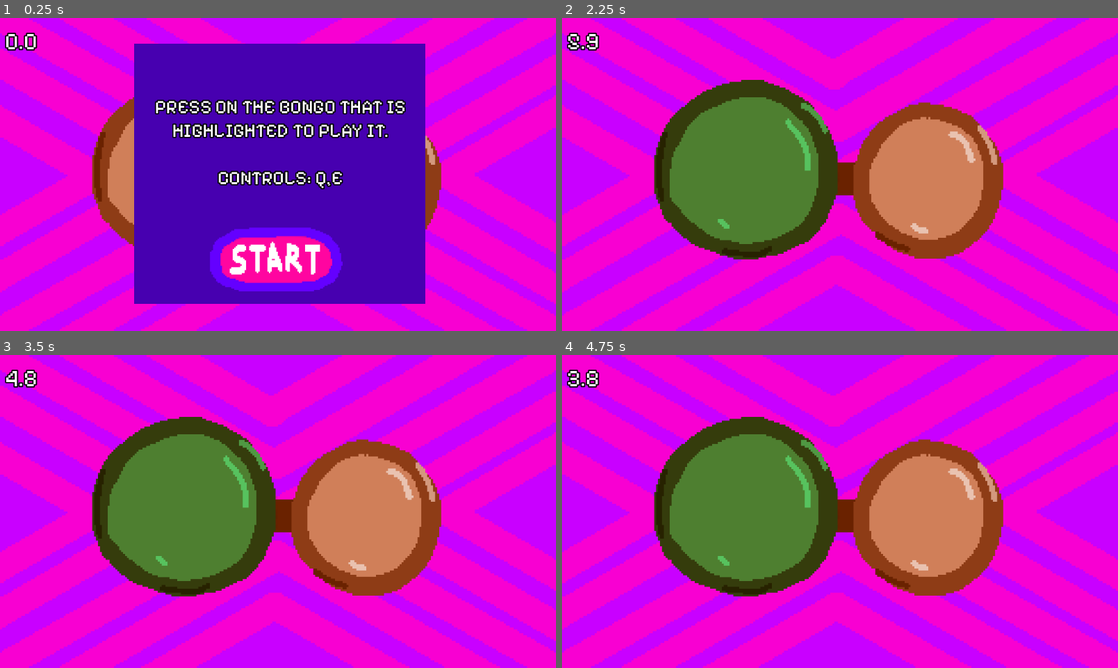
Above: before the commit, frames 1-4 (two rows, left to right).
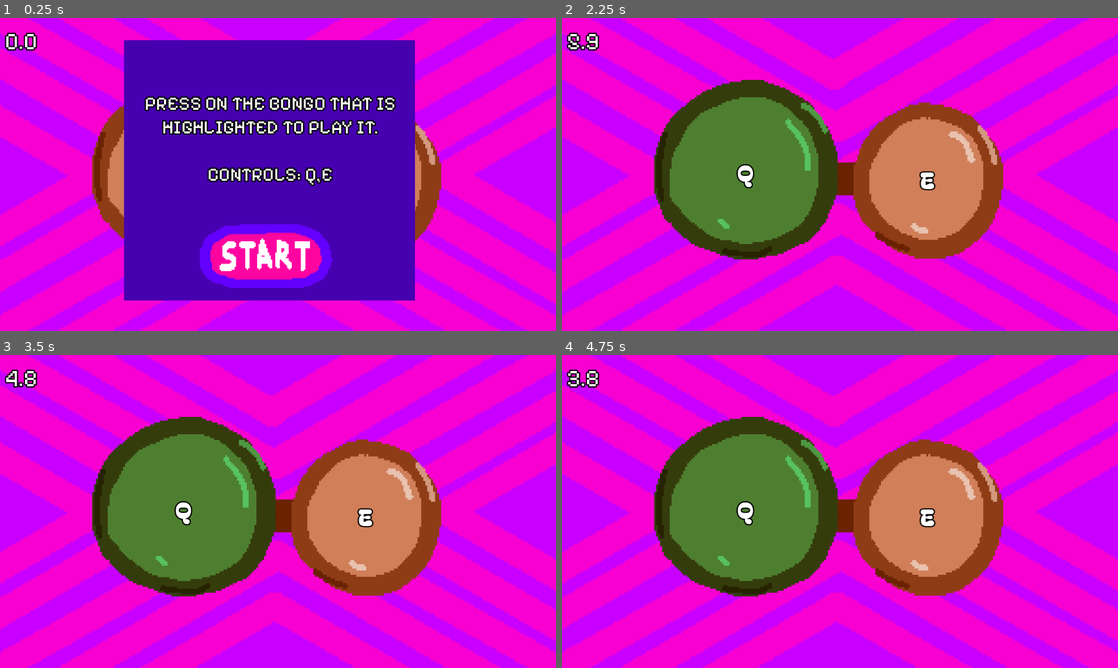
Above: after the commit, the same moments.

Repository: awesomesauce4646/tempo_surge
Game: Godot game, scene res://scenes/minigame_7.tscn
Same seed, same stepped clock (60 frames per second), same inputs: the game is played once before the commit and once after it. This scene is started directly instead of the project's main scene.
Inputs (mouse positions are in pixels of both pictures, inside the frame that each line leads up to; where the layout moved, square brackets give the same spot in the first picture):
- Up to frame 1 (0.25 s): no input
- Up to frame 2 (2.25 s): click (745, 165) at 0.5 s; click (945, 187) at 1.25 s; click (828, 255) [840, 259] at 2 s
- Up to frame 3 (3.5 s): tap Enter at 2.75 s; move the mouse to (400, 495) at 2.77 s; hold Right from 2.78 s (still down); hold E (e) from 2.78 s (still down); click (400, 495) at 2.92 s; tap Q (q) at 3.05 s
- Up to frame 4 (4.75 s): move the mouse to (728, 527) at 3.52 s; release Right at 3.53 s; release E (e) at 3.53 s; hold Down 3.53-4.28 s; tap Q (q) at 3.6, 4.55 s; tap E (e) at 3.8 s; move the mouse to (895, 442) at 4.27 s; hold Right from 4.28 s (still down); hold E (e) from 4.28 s (still down)

The runs differ from the first frame. In frame 1, 13% of the frame differs, in the area x 22-77%, y 7-92%; in frame 2, 0.3%; in frame 3, 0.3%; in frame 4, 0.3%.

Commit message:
minigame 8 adding note variables in script

Diff:
--- /dev/null
+++ b/gds/minigame_8.gd
@@ -0,0 +1,127 @@
+extends Node2D
+
+@onready var themed_timer: Node2D = $Timer
+@onready var instructions: ColorRect = $InstructionBg
+@onready var firstNote: Button = $C
+@onready var secondNote: Button = $C2
+@onready var thirdNote: Button = $D
+@onready var fourthNote: Button = $A
+@onready var fifthNote: Button = $A2
+@onready var sixthNote: Button = $G
+
+
+var stepOne = false
+var stepTwo = false
+var stepThree = false
+var stepFour = false
+
+var endGame = false
+
+var timer_end = false
+
+var keyOnePressed = false
+var keyTwoPressed = false
+
+var start = false
+
+var won = false
+
+func _ready() -> void:
+	pass
+
+
+func _process(delta: float) -> void:
+	if start:
+		start = false
+		instructions.hide()
+		keyOne.modulate = Color(0.373, 1.0, 0.537, 1.0)
+		await themed_timer.Timer(6.0)
+		#after this is completed...
+		timer_end = true
+
+	keyOnePressed = Input.is_action_pressed("q")
+	keyTwoPressed = Input.is_action_pressed("e")
+
+	_keys()
+
+	if (won == true):
+		won = false
+		Global.won = true
+		await get_tree().create_timer(.5).timeout
+		Transition.change_scene_to_file("res://scenes/done_screen.tscn")
+
+	if timer_end:
+		Global.lives -= 1
+		Global.minigames_done -=1
+		Global.won = false
+		timer_end = false
+
+		if Global.lives == 0:
+			Transition.change_scene_to_file("res://scenes/lost_game.tscn")
+		else:
+			Transition.change_scene_to_file("res://scenes/level_scene.tscn") # back to intermission
+
+
+func _keys() -> void:
+
+
+	if keyOnePressed && !keyTwoPressed && !endGame && !stepOne && !stepTwo && !stepThree:
+		keyTwo.modulate = Color(0.373, 1.0, 0.537, 1.0)
+		keyOne.modulate = Color(1.0, 1.0, 1.0, 1.0)
+		keyOnePressed = false
+		keyTwoPressed = false
+		stepOne = true
+		key_cooldown = KEY_COOLDOWN_TIME
+		return
+
+	if keyTwoPressed && !keyOnePressed && stepOne && !endGame:
+		keyTwo.modulate = Color(1, 1, 1, 1)
+		keyOne.modulate = Color(0.373, 1.0, 0.537, 1.0)
+		keyOnePressed = false
+		keyTwoPressed = false
+		stepOne = false
+		stepTwo = true
+		key_cooldown = KEY_COOLDOWN_TIME
+		return
+
+	if keyOnePressed && !keyTwoPressed && stepTwo && !endGame:
+		keyOne.modulate = Color(0.373, 1.0, 0.537, 1.0)
+		keyTwo.modulate = Color(1, 1, 1, 1)
+		keyOnePressed = false
+		keyTwoPressed = false
+		stepTwo = false
+		stepThree = true
+		key_cooldown = KEY_COOLDOWN_TIME
+		return
+
+	if !keyTwoPressed && keyOnePressed && stepThree && !endGame:
+		keyOne.modulate = Color(1.0, 1.0, 1.0, 1.0)
+		keyTwo.modulate = Color(0.373, 1.0, 0.537, 1.0)
+		keyOnePressed = false
+		keyTwoPressed = false
+
+		stepThree = false
+		stepFour = true
+		key_cooldown = KEY_COOLDOWN_TIME
+		return
+
+
+	if keyTwoPressed && !keyOnePressed && stepFour && !endGame:
+		keyOne.modulate = Color(1.0, 1.0, 1.0, 1.0)
+		keyTwo.modulate = Color(1.0, 1.0, 1.0, 1.0)
+		keyOnePressed = false
+		keyTwoPressed = false
+
+		stepFour = false
+		won = true
+		endGame = true
+		return
+
+func _on_start_pressed() -> void:
+	start = true
+
+func _on_bongo_key_1_pressed() -> void:
+	keyOnePressed = true
+
+func _on_bongo_key_2_pressed() -> void:
+	keyTwoPressed = true
--- a/gds/timer_screen.gd
+++ b/gds/timer_screen.gd
@@ -19,7 +19,7 @@
 	else:
 		completeLevel.text = "TRY AGAIN!"
 	await Timer(2) # using the function created
-	if Global.minigames_done < 6: # if you havent completed 6 minigames yet
+	if Global.minigames_done < 7: # if you havent completed 7 minigames yet
 		Global.minigames_done = Global.minigames_done + 1
 		Transition.change_scene_to_file("res://scenes/minigame_" + str(Global.minigames_done) + ".tscn") # changes your scene by arranging this frankenstein path.
 # Above, your script is being told to go to the next minigame. If the
--- a/scenes/minigame_7.tscn
+++ b/scenes/minigame_7.tscn
@@ -1,6 +1,6 @@
 [gd_scene format=4 uid="uid://cox3hu8qobf57"]
 
-[ext_resource type="Script" uid="uid://k7vmhpwopv6t" path="res://scenes/minigame_7.gd" id="1_vodl3"]
+[ext_resource type="Script" uid="uid://k7vmhpwopv6t" path="res://gds/minigame_7.gd" id="1_vodl3"]
 [ext_resource type="Texture2D" uid="uid://b0wcry0yxn4eb" path="res://assets/sevenbg.png" id="2_ol02w"]
 [ext_resource type="PackedScene" uid="uid://dx6cybk5her3x" path="res://scenes/timer.tscn" id="2_vuxkx"]
 [ext_resource type="FontFile" uid="uid://v2lc0jgyarh8" path="res://PixelifySans-VariableFont_wght.ttf" id="3_me5al"]
@@ -8,6 +8,7 @@
 [ext_resource type="Texture2D" uid="uid://b44xrv7rqmoda" path="res://assets/start_tempo.png.png" id="4_ol02w"]
 [ext_resource type="Texture2D" uid="uid://y5j8mlpwl5kp" path="res://assets/bongokey1.png" id="5_ol02w"]
 [ext_resource type="Texture2D" uid="uid://clbxuw82he4pb" path="res://assets/bongokey2.png" id="6_0fn5h"]
+[ext_resource type="FontFile" uid="uid://b2q0pxqeuwfe" path="res://BagelFatOne-Regular.ttf" id="9_2i8f8"]
 [ext_resource type="AudioStream" uid="uid://dc13f1aiwfmj3" path="res://sounds/freesound_community-bongo2-91982.mp3" id="9_sren0"]
 
 [sub_resource type="InputEventKey" id="InputEventKey_vodl3"]
@@ -68,11 +69,36 @@
 ignore_texture_size = true
 stretch_mode = 0
 
+[node name="1" type="RichTextLabel" parent="." unique_id=350929362]
+offset_left = 353.0
+offset_top = 283.0
+offset_right = 408.0
+offset_bottom = 360.0
+theme_override_colors/font_outline_color = Color(0, 0, 0, 1)
+theme_override_constants/outline_size = 10
+theme_override_fonts/normal_font = ExtResource("9_2i8f8")
+theme_override_font_sizes/normal_font_size = 48
+text = "Q"
+horizontal_alignment = 1
+
+[node name="2" type="RichTextLabel" parent="." unique_id=1765558209]
+offset_left = 729.0
+offset_top = 298.0
+offset_right = 784.0
+offset_bottom = 375.0
+theme_override_colors/font_outline_color = Color(0, 0, 0, 1)
+theme_override_constants/outline_size = 10
+theme_override_fonts/normal_font = ExtResource("9_2i8f8")
+theme_override_font_sizes/normal_font_size = 48
+text = "E
+"
+horizontal_alignment = 1
+
 [node name="InstructionBg" type="ColorRect" parent="." unique_id=2103152419]
-offset_left = 278.0
-offset_top = 53.0
-offset_right = 881.0
-offset_bottom = 592.0
+offset_left = 257.0
+offset_top = 46.0
+offset_right = 860.0
+offset_bottom = 585.0
 color = Color(0.27688348, 0.0006513053, 0.690726, 1)
 
 [node name="Instructions" type="RichTextLabel" parent="InstructionBg" unique_id=1468149387]
--- a/minigame_8.tscn
+++ b/scenes/minigame_8.tscn
@@ -1,10 +1,10 @@
 [gd_scene format=3 uid="uid://cy4ai44rc4qsj"]
 
-[ext_resource type="Script" uid="uid://k7vmhpwopv6t" path="res://scenes/minigame_7.gd" id="1_1n1x2"]
-[ext_resource type="PackedScene" uid="uid://dx6cybk5her3x" path="res://scenes/timer.tscn" id="3_fli1p"]
-[ext_resource type="FontFile" uid="uid://v2lc0jgyarh8" path="res://PixelifySans-VariableFont_wght.ttf" id="4_wwrp0"]
-[ext_resource type="FontFile" uid="uid://b2q0pxqeuwfe" path="res://BagelFatOne-Regular.ttf" id="5_w2dmm"]
-[ext_resource type="Texture2D" uid="uid://b44xrv7rqmoda" path="res://assets/start_tempo.png.png" id="8_eyr1m"]
+[ext_resource type="Script" uid="uid://ov35u0j1e8d3" path="res://gds/minigame_8.gd" id="1_7v0go"]
+[ext_resource type="PackedScene" uid="uid://dx6cybk5her3x" path="res://scenes/timer.tscn" id="2_abttf"]
+[ext_resource type="FontFile" uid="uid://v2lc0jgyarh8" path="res://PixelifySans-VariableFont_wght.ttf" id="3_1qg8j"]
+[ext_resource type="Texture2D" uid="uid://b44xrv7rqmoda" path="res://assets/start_tempo.png.png" id="4_tuwxn"]
+[ext_resource type="FontFile" uid="uid://b2q0pxqeuwfe" path="res://BagelFatOne-Regular.ttf" id="5_17cad"]
 
 [sub_resource type="InputEventKey" id="InputEventKey_w2dmm"]
 device = -1
@@ -55,13 +55,13 @@
 events = [SubResource("InputEventKey_j5rk6")]
 
 [node name="Minigame_8" type="Node2D" unique_id=913392316]
-script = ExtResource("1_1n1x2")
+script = ExtResource("1_7v0go")
 
 [node name="Background" type="TextureRect" parent="." unique_id=667113542]
 offset_right = 1152.0
 offset_bottom = 648.0
 
-[node name="Timer" parent="." unique_id=93331502 instance=ExtResource("3_fli1p")]
+[node name="Timer" parent="." unique_id=93331502 instance=ExtResource("2_abttf")]
 
 [node name="InstructionBg" type="ColorRect" parent="." unique_id=2103152419]
 offset_left = 1296.0
--- a/scenes/transition.tscn
+++ b/scenes/transition.tscn
@@ -1,6 +1,6 @@
 [gd_scene format=3 uid="uid://csbapg072ro3h"]
 
-[ext_resource type="Script" uid="uid://dpvpu8hyghjwj" path="res://scenes/transition_controller.gd" id="2_4r5tf"]
+[ext_resource type="Script" uid="uid://dpvpu8hyghjwj" path="res://gds/transition_controller.gd" id="2_4r5tf"]
 
 [sub_resource type="Animation" id="Animation_dc4i4"]
 resource_name = "Fade In"
Not shown, removed: gds/c_trumpet.mp3.import
Binary file removed: gds/drum-set-top-view-white-background-59002024.webp
Not shown, removed: gds/drum-set-top-view-white-background-59002024.webp.import
Renamed: scenes/minigame_7.gd -> gds/minigame_7.gd
Renamed: scenes/minigame_7.gd.uid -> gds/minigame_7.gd.uid
Not shown, added: gds/minigame_8.gd.uid
Renamed: scenes/transition_controller.gd -> gds/transition_controller.gd
Renamed: scenes/transition_controller.gd.uid -> gds/transition_controller.gd.uid
Not shown: 8 places in scenes/minigame_8.tscn that only renumber resources
Not shown, changed: sounds/c_trumpet.mp3.import
Not shown, removed: gds/c_trumpet.mp3
Not shown, changed: sounds/c_trumpet.mp3
